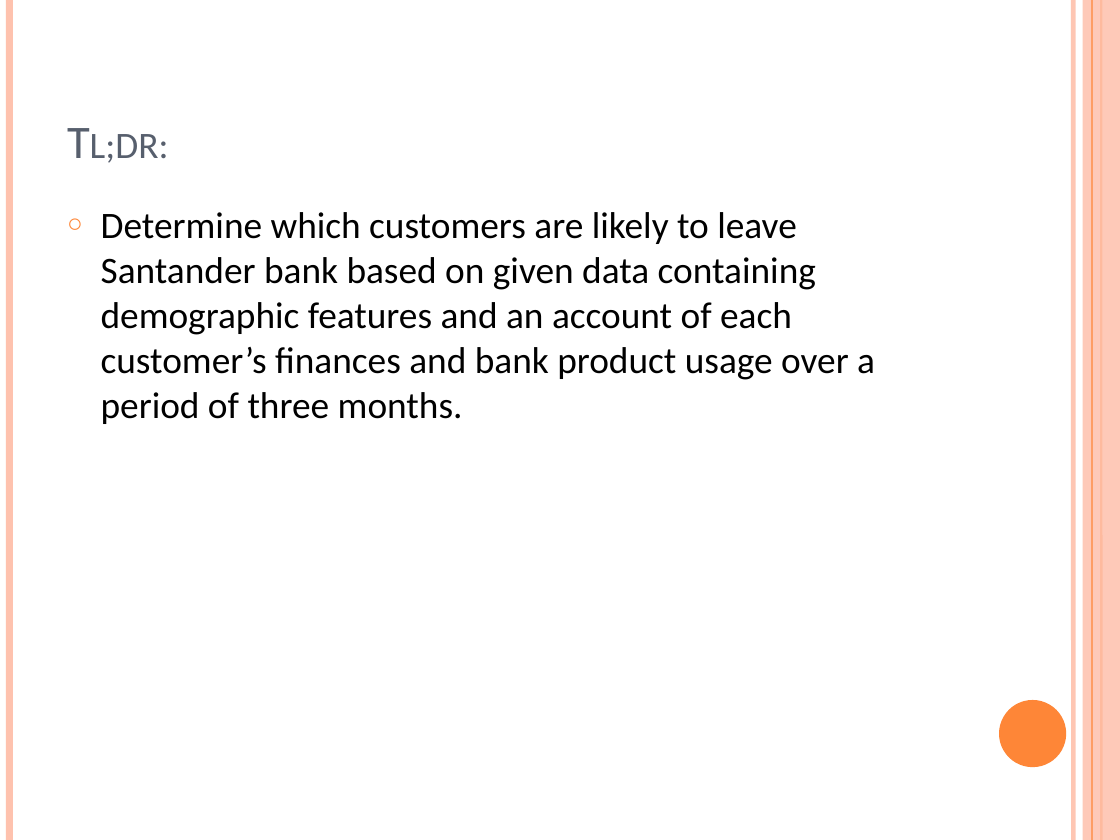
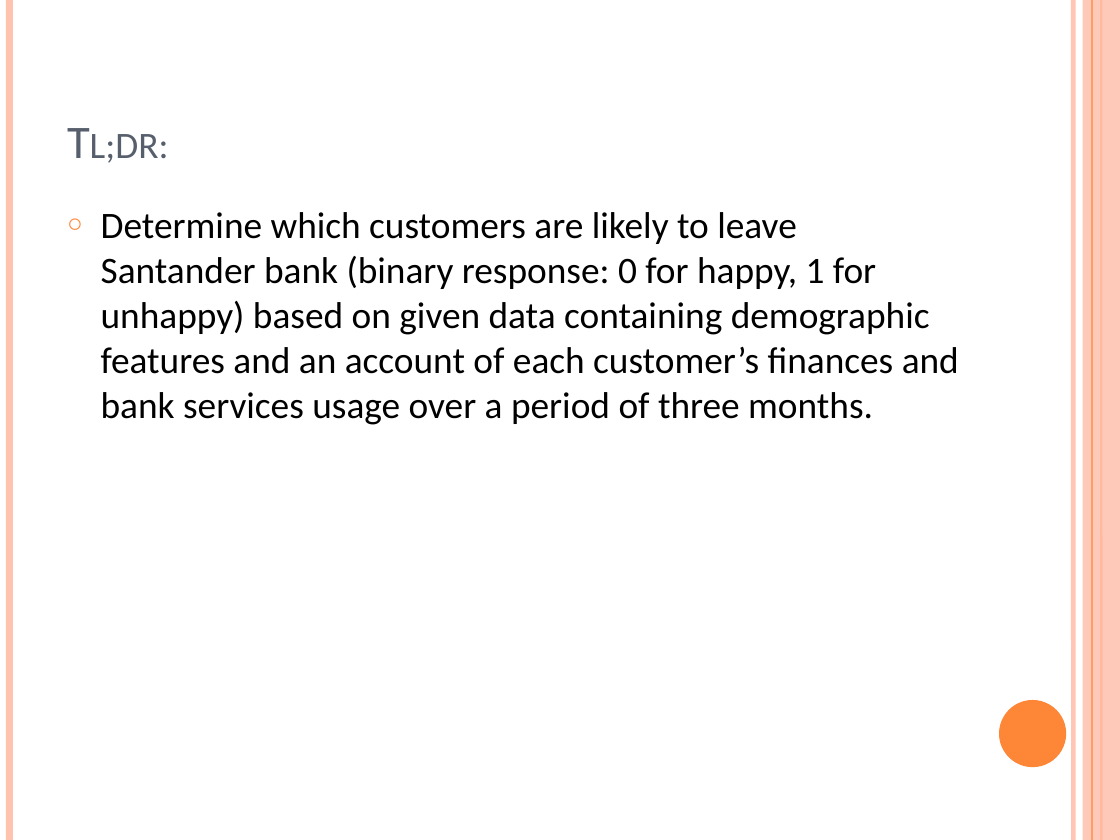
Before and after one commit to sketchychen/kaggle_santander, a slide deck: slide 4 of santander_comp.pptx (slide 3 before the commit). Drawn at 1120x840 pixels with LibreOffice and Linux fonts; fonts in the diff are those of the drawing. Boxes give left, top, right and bottom in pixels: in the first picture for what was removed or moved away, otherwise in the second. Text is boxed around its words. In the diff, an @@ line names an element or a change of style, - is before the commit and + after.

```diff
--- a/santander_comp.pptx
+++ b/santander_comp.pptx
@@ text at <box>101,212,959,425</box>: text changed @@
-○ Determine which customers are likely to leave Santander bank based on given data containing demographic features and an account of each customer’s finances and bank product usage over a period of three months.
+○ Determine which customers are likely to leave Santander bank (binary response: 0 for happy, 1 for unhappy) based on given data containing demographic features and an account of each customer’s finances and bank services usage over a period of three months.
```
Also in this commit, not shown: 3 other slides changed, 5 slides added, 1 other file.
